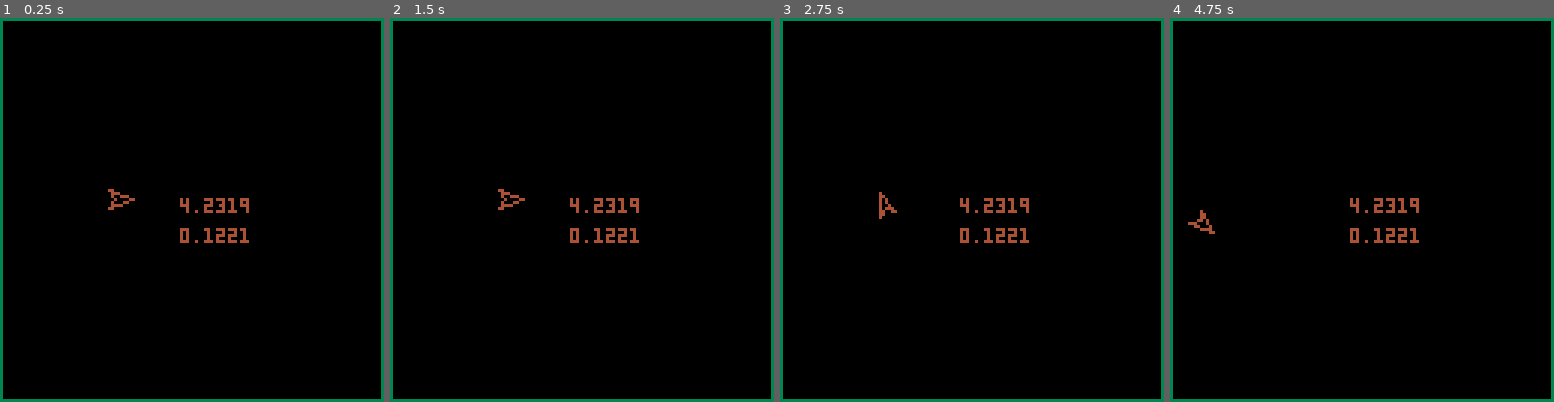
Above: before the commit, frames 1-4 (left to right).
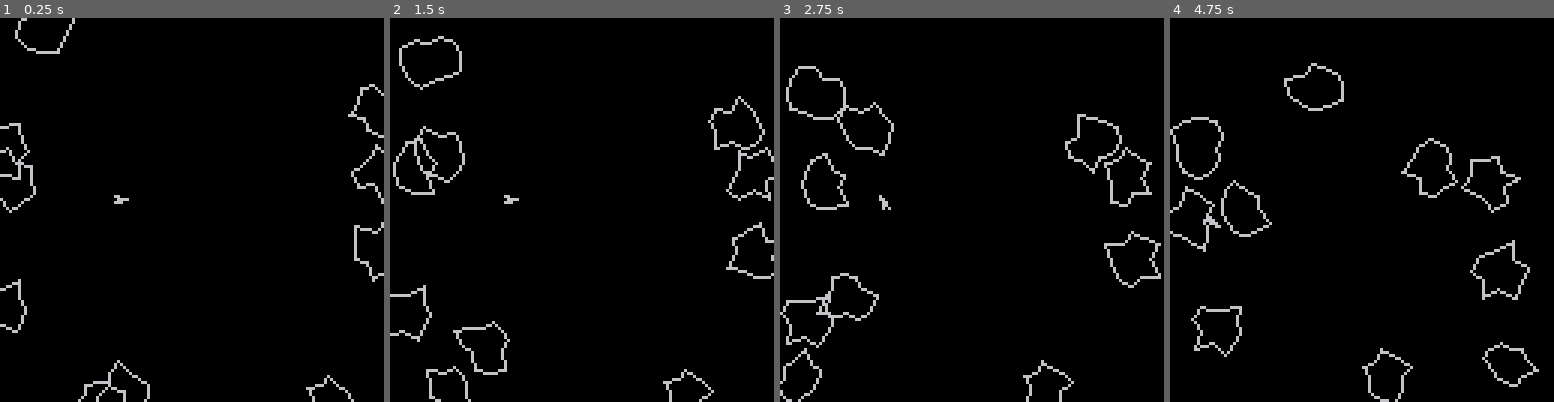
Above: after the commit, the same moments.

Repository: Aeklad/pico8
Game: PICO-8 cartridge test.p8
Two runs of this game, one before a commit and one after it. Both use one fixed random seed, a clock stepped at 60 frames per second and the inputs below.
Inputs:
- Up to frame 1 (0.25 s): no input
- Up to frame 2 (1.5 s): no input
- Up to frame 3 (2.75 s): hold Right 1.6-2.1 s; hold Up 2.15-2.42 s; hold Right from 2.47 s (still down)
- Up to frame 4 (4.75 s): release Right at 3.03 s; hold Left 3.08-3.58 s; hold Right 4.02-4.68 s; hold Up from 4.73 s (still down)

The runs differ from the first frame. In frame 1, 5.5% of the frame differs, in the area x 0-100%, y 0-100%; in frame 2, 6.6%; in frame 3, 6.8%; in frame 4, 6.9%.

Commit message:
asteroids

Diff:
--- a/plotter.p8
+++ b/plotter.p8
@@ -1,10 +1,29 @@
 pico-8 cartridge // http://www.pico-8.com
 version 18
 __lua__
+cls()
+dr=3.14/180
+function wait(a)
+ for i=1,a do
+  flip()
+ end
+end
+function _draw()
+for r=0,108,5 do
+ for t= 0,108,2 do
+  x=r*cos(t*dr)*.5
+  y=r*sin(r*dr)*.3
+  z=r*sin(t*dr)*.5
+  xp=x+(cos(15*dr)*z)
+  yp=y+(sin(15*dr)*z)
+  xp=xp+60
+  yp=50-yp
+  pset(xp,yp,1)
+  wait(1)
+ end
+end
+end
 
-
-
-end
 __gfx__
 00000000000000000000000000000000000000000000000000000000000000000000000000000000000000000000000000000000000000000000000000000000
 00000000000000000000000000000000000000000000000000000000000000000000000000000000000000000000000000000000000000000000000000000000
--- a/test.p8
+++ b/test.p8
@@ -5,11 +5,18 @@
 stateplay=10
 stateend=20
 gamestate=statestart
-
-t=0
-x=0
-y=0
-friction =.9
+screen_max_x=128
+screen_max_y=128
+numasteriods = 10
+asteroidnumpoints =12
+asteroidrad=8
+asteroidradplus =6
+asteroidradminus=3
+asteroidmaxvel=.5
+asteroidminvel=.1
+asteroidmaxrot=.005
+asteroids = {}
+
 ship = {
  pos = {
   x=40,
@@ -20,18 +27,124 @@
   direction =0
  },
  acc=0.05,
+ dec=0.001,
  rotspeed = .03,
  rot = 0,
- col = 4,
+ col = 6,
   points = {
-   {x=4,y=0},
-   {x=-4,y=3},
-   {x=-2,y=0},
-   {x=-4,y=-3},
-   {x=4,y=0}
-},
+   {x=2,y=0},
+   {x=-2,y=1},
+   {x=-1,y=0},
+   {x=-2,y=-1},
+   {x=2,y=0}
+ },
 }
-testpoint = {x=5,y=10}
+function initgame()
+ generateasteroids()
+end
+          --points = {
+          --{x=0,y=0},
+          --{x=3,y=2},
+          --{x=2,y=4},
+          --{x=0,y=6},
+          --{x=-3,y=6},
+          --{x=-5,y=4},
+          --{x=-5,y=2},
+          --{x=-4,y=0},
+          --{x=0,y=0}
+
+          --{x=0,y=0},
+          --{x=1,y=10},
+          --{x=4,y=10},
+          --{x=11,y=3},
+          --{x=3,y=-10},
+          --{x=-5,y=-10},
+          --{x=-11,y=-4},
+          --{x=-4,y=0},
+          --{x=-10,y=3},
+          --{x=-4,y=9},
+          --{x=0,y=0}
+function spawnasteroid()
+ local asteroid = {
+        pos = {
+         x=0,
+         y=0
+        },
+        vel= {
+         speed =0,
+         direction =0
+        },
+        acc=0.05,
+        dec=0.001,
+        rotspeed = .01,
+        rot =0 ,
+        col = 6,
+         points = {}
+}
+add(asteroid.points,
+{
+ x= asteroidrad,
+ y= 0
+}
+)
+local angle = 0
+local radius= 0
+local vector = {}
+
+for point=1, (asteroidnumpoints -1) do
+
+ radius = (asteroidrad-asteroidradminus)+rnd(asteroidradplus)
+
+ angle =(1/asteroidnumpoints)*point
+ vector = {
+  speed= radius,
+  direction=angle
+ }
+
+ components=getvectorcomp(vector)
+ add(asteroid.points,
+ {
+  x=components.xcomp,
+  y=components.ycomp
+ }
+)
+end
+
+add(asteroid.points,
+{
+ x= asteroidrad,
+ y= 0
+}
+)
+ return asteroid
+end
+function generateasteroids()
+ local asteroid
+ for count = 1, numasteriods do
+  asteroid = spawnasteroid()
+  asteroid.vel = {
+   speed= (rnd()*(asteroidmaxvel-asteroidminvel))+asteroidminvel,
+   direction = rnd()*1
+  }
+  asteroid.rotspeed=(rnd()*(2*asteroidmaxrot))-asteroidmaxrot
+  if count <(numasteriods/2) then
+   asteroid.pos.x=rnd(screen_max_x-1)
+   asteroid.pos.y=0
+  else
+   asteroid.pos.y=rnd(screen_max_y-1)
+   asteroid.pos.x=0
+  end
+
+  add(asteroids,asteroid)
+ end
+end
+function drawasteroids()
+ for index, asteroid in ipairs(asteroids) do
+  drawshape(asteroid)
+ end
+end
+
+
 function rotatepoint(point,rotation)
  rotatedpoint ={
  x=
@@ -130,35 +243,49 @@
  if btn(2) then
   thrust()
  end
+ ship.vel.speed -= ship.dec
+ if ship.vel.speed < 0 then ship.vel.speed =0 end
 
  ship.pos = movepointbyvelocity(ship)
- ship.pos.x%=(128)
- ship.pos.y%=(128)
+ wrapposition(ship)
+
+end
+function moveasteroid()
+ for index, asteroid in ipairs(asteroids) do
+  asteroid.pos=movepointbyvelocity(asteroid)
+  asteroid.rot+=asteroid.rotspeed
+  wrapposition(asteroid)
+ end
+end
+function wrapposition(object)
+ object.pos.x%=(screen_max_x)
+ object.pos.y%=(screen_max_y)
 end
 function randommoveship()
+ local t=0
+ t+=1
  if t%(flr(rnd(10)+20))==0 then
   speed = rnd(7)
   if t%2==0 then
    ship.rot=rnd(1)
   end
  end
-end
-function _update()
- t+=1
  checkbuttons()
  moveship()
 end
-
-vec1={speed=1,direction=.5}
-vec2={speed=5,direction=.1}
-newvec=addvectors(vec1,vec2)
+initgame()
+function _update()
+ moveship()
+ checkbuttons()
+ moveasteroid()
+end
+
 function _draw()
  cls()
  drawshape(ship)
+ drawasteroids()
 -- line(target.x,target.y,target.x,targemt.y+10)
- print(newvec.speed,60,60)
- print(newvec.direction,60,70)
-rect(0,0,127,127,3)
+--rect(0,0,127,127,3)
 end
 
 __gfx__
